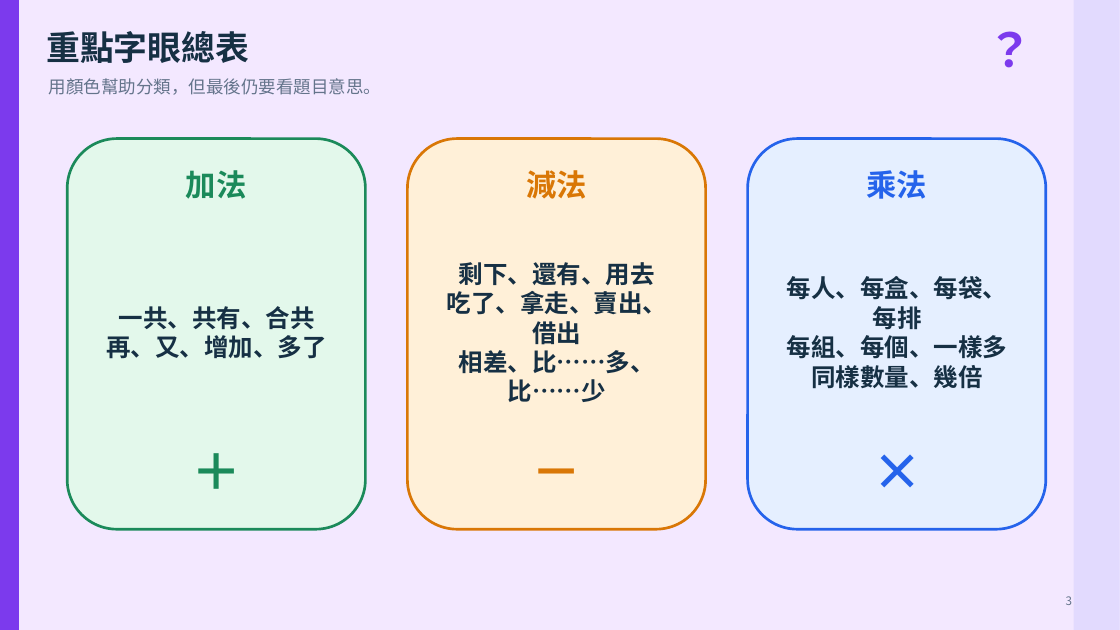
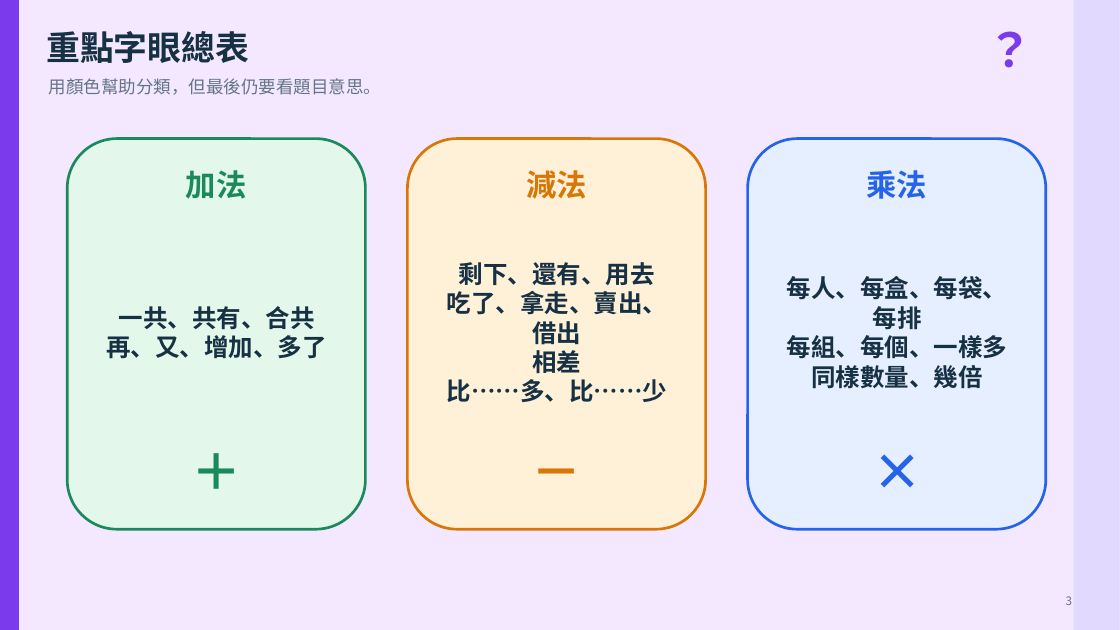
Before and after one commit to issacyeungbb-a11y/portfolio-v2, a slide deck: slide 3 of email/文字題實戰_加減乘判斷.pptx. Drawn at 1120x630 pixels with LibreOffice and Linux fonts; fonts in the diff are those of the drawing. Boxes give left, top, right and bottom in pixels: in the first picture for what was removed or moved away, otherwise in the second. Text is boxed around its words. In the diff, an @@ line names an element or a change of style, - is before the commit and + after.

```diff
--- a/email/文字題實戰_加減乘判斷.pptx
+++ b/email/文字題實戰_加減乘判斷.pptx
@@ text at (447, 350, 668, 402): text changed @@
-相差、比……多、比……少
+相差
+比……多、比……少
```
Also in this commit, not shown: 7 other slides changed.
